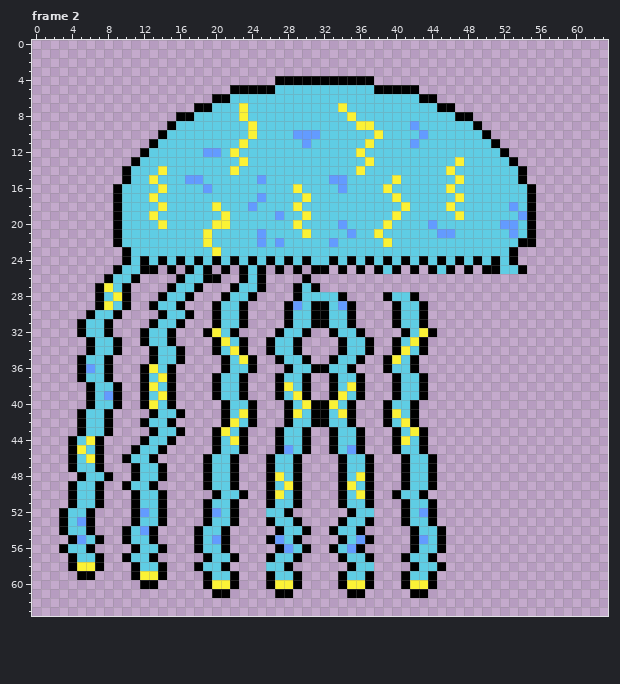
Two versions of one pixel-art file, assets/raw/boss.ase. Above is the file before it was changed.
64x64 pixels, 2 frames. Shown: frame 2. The commit also changed other frames, which this record leaves out.
Now the later version:
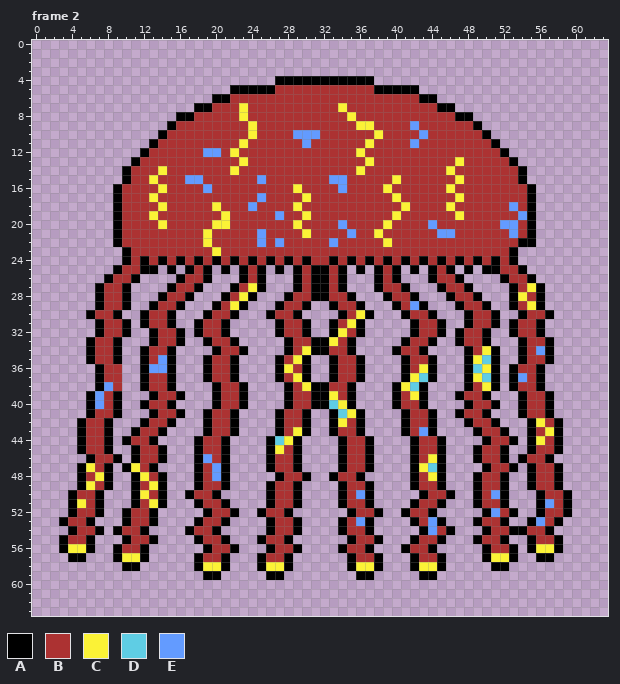
Palette (. is transparent): A #000000  B #ac3232  C #fbf236  D #5fcde4  E #639bff
Commit: boss done fixed animations and trigger for lighning atk
Changes in this commit:
Changed rows in their new state; - is an unchanged pixel.
Frame 2:
first column x 3:
 5 ------------------------BBBBBBBBBBB----------------------
 6 -------------------BBBBBBBBBBBBBBBBBBBBB-----------------
 7 -----------------BBB-BBBBBBBBBB-BBBBBBBBBB---------------
 8 ---------------BBBBB-BBBBBBBBBBB-BBBBBBBBBBB-------------
 9 -------------BBBBBBBB-BBBBBBBBBBB--BBBB-BBBBBB-----------
10 ------------BBBBBBBBB-BBBB---BBBBBB-BBBB-BBBBBB----------
11 -----------BBBBBBBBB-BBBBBB-BBBBBB-BBBB-BBBBBBBB---------
12 ----------BBBBBB--B-BBBBBBBBBBBBB-BBBBBBBBBBBBBBB--------
13 ---------BBBBBBBBBBB-BBBBBBBBBBBBB-BBBBBBBBB-BBBBB-------
14 --------BBB-BBBBBBB-BBBBBBBBBBBBB-BBBBBBBBB-BBBBBBB------
15 --------BB-BBB--BBBBBB-BBBBBBB--BBBBB-BBBBBB-BBBBBB------
16 -------BBBB-BBBB-BBBBBBBBB-BBBB-BBBB-BBBBBB-BBBBBBBB-----
17 -------BBB-BBBBBBBBBBB-BBBB-BBBBBBBBB-BBBBBB-BBBBBBB-----
18 -------BBBB-BBBBB-BBB-BBBB-BBBBBBBBBBB-BBBB-BBBBBB-B-----
19 -------BBB-BBBBBBB-BBBBB-BB-BBBBBBBBB-BBBBBB-BBBBBB------
20 -------BBBB-BBBBB--BBBBBBB-BBBB-BBBB-BBBB-BBBBBBB--B-----
21 -------BBBBBBBBB-BBBBB-BBBB-BBBB-BB-BBBBBB--BBBBBB-B-----
22 -------BBBBBBBBB-BBBBB-B-BBBBB-BBBBB-BBBBBBBBBBBBBB------
23 --------BBBBBBBBB-BBBBBBBBBBBBBBBBBBBBBBBBBBBBBBBB-------
24 --------B-B-B-B-B-B-B-B-B-B-BB-B-B-B-B-B-B-B-B-B-B-------
25 -------BB------B-----B-----B--B-----B-----B------BB------
26 ------BB------BB-.---B----ABAABA---ABA---ABBA----ABBA----
27 -----BB------BB-----BC-----B-ABA---ABBA---ABBA----ABCA---
28 -----BB-----BB-----BC----ABBAABBA----BB----ABBA---ACBA---
29 -----BB----BB-----BC----ABBA..ABBA----BE----ABBA--ABCA---
30 ----BB---ABBA..-ABBA.--ABBA....ABCA--.ABBA---ABBA--ABBA--
31 --..ABBA-ABBA.-ABBA..---ABBA..ABCA---..ABBA--ABBA-ABBA---
32 --..ABBA-.ABBA-ABBA.-----BB----CB-----.ABBA-ABBA--ABBA---
33 ----BB---.ABBA--ABBA.--..ABBAACBA..--.ABBA--ABBA---ABBA--
34 ----BB---ABBA.----BB---..ABCAABBA..---BB-----ABCA--ABEA--
35 --.ABBA--ABEA.--ABBA..---BC----BB---..ABBA---ACDA--ABBA--
36 --..ABB---EE----ABBA..--ACBA..ABBA--..ABCA---ADCA-ABBA---
37 --..ABB---BB----ABBA.----BC----BB----.ACDA---ACDA-AEBA---
38 ---.AEB---BB------BB----.ABCAABBA.----C------ABCA-ABBA---
39 ----EB---.ABBA----BB----.ABBAACBA.----BC----ABBA---ABBA--
40 ----EB----BB-----ABBA.----BB--DC----.ABBA----ABBA--ABBA--
41 --.ABBA----BB---ABBA..--ABBA..ADCA--..ABBA--ABBA---ABBA--
42 ---BB-----BB----ABBA..--ABBA..ACBA--..ABBA---ABBA---ACBA-
43 ---BB---ABBA..--ABBA.----BC----BB----.ABEA----ABBA--ABCA-
44 -.ABBA-ABBA..--ABBA..--ADCA.--.ABBA--..ABBA----ABBA-ACBA-
45 -.ABBA---BB----ABBA..--ACBA.--.ABBA--..ABBA---ABBA--ABBA-
46 -..ABBA.ABBA---AEBA.----BB------BB----.ABCA---ABBA-ABBA--
47 -.ACBA-ACBA.---ABEA.----BB------BB----.ACDA----ABBA-ABBA-
48 ---BC----CB----ABEA.---.ABBA--ABBA.---.ABCA---ABBA--ABBA-
49 -.ACBA-.ABCA---ABBA.----BB------BB----.ABBA---ABBA--ABBA-
50 --BB-----CB---ABB-...---BB------BE---...-BBA--ABEA---ABBA
51 --CB-----BC----ABBA.----BB------BB----.ABBA---ABBA---AEBA
52 .ABBA--ABBA.-----BB---ABB--------BBA---BB------AEBA--ABBA
53 -BB----ABBA.---ABBA.----BB------BE----.ABEA---ABBA--AEBA-
54 .ABBA-ABBA.---ABBA.----ABBA.--.ABBA----.AEBA---ABBAABBA--
55 ABBA.---BB------BB----ABBA.----.ABBA----BB----ABBA--ABBA-
56 -CC---ABBA..---.ABBA---ABBA.--.ABBA---ABBA.----ABBA-ACCA-
57 --A..-ACCA.----ABBA.--ABBA.----.ABBA--.ABBA----ACCA--AA--
58 -....--A-...----CC----ACC--------CCA----CC------AA-------
59 --..----....-----A..----A..----..A----..A----------------
60 ---------..-----....---....----....---....---------------
61 -----------------..-----..------..-----..----------------
Changed places in both pictures, as pixel boxes (x1, y1, x2, y2):
changed: (59, 85, 572, 598)
